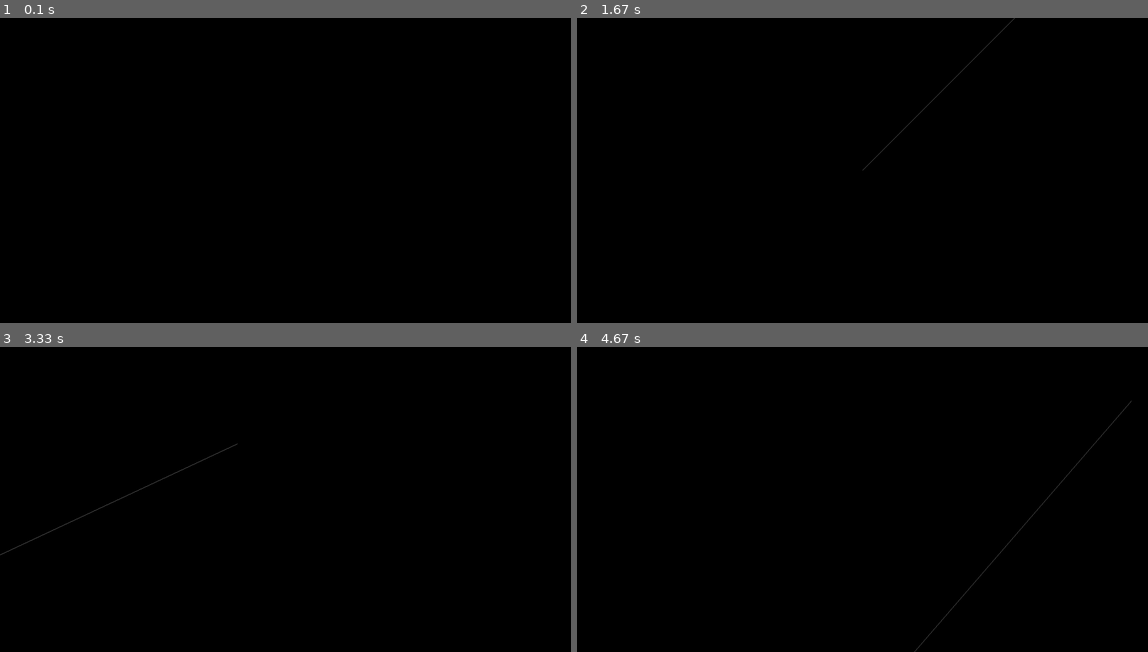
Above: before the commit, frames 1-4 (two rows, left to right).
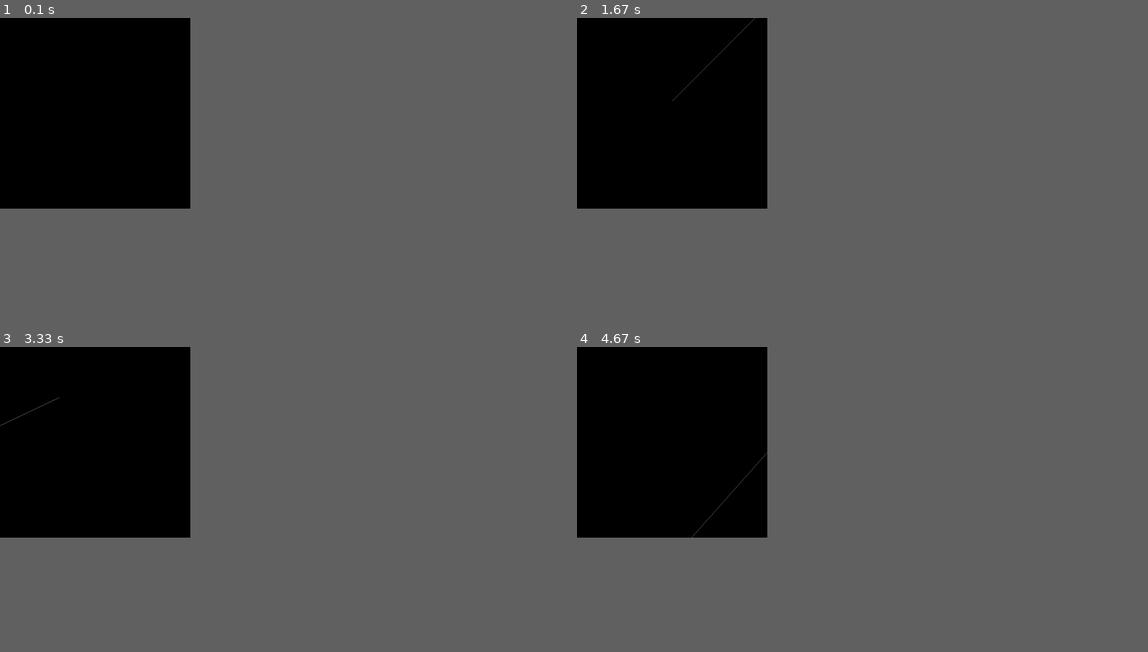
Above: after the commit, the same moments.

Repository: r7melo/CG-with-Python
Game: pygame game, started from edge.py
The game is run twice, just before and just after one commit, with the same random seed, the same clock (stepped at 60 frames per second) and the same inputs.
Inputs (mouse positions are in pixels of both pictures, inside the frame that each line leads up to):
- Up to frame 1 (0.1 s): no input
- Up to frame 2 (1.67 s): press the mouse at (731, 106) at 0.37 s; move the mouse to (702, 115) at 0.47 s; release the mouse at (674, 124) at 0.6 s; press the mouse at (731, 106) at 0.7 s; move the mouse to (674, 97) at 0.8 s; release the mouse at (611, 85) at 0.93 s; press the mouse at (731, 106) at 1.03 s; move the mouse to (736, 143) at 1.13 s; release the mouse at (742, 179) at 1.27 s; tap S at 1.33 s
- Up to frame 3 (3.33 s): hold Right 1.67-2.13 s; move the mouse to (97, 377) at 1.7 s; hold Up 2.17-2.47 s; hold Right 2.5-2.97 s; hold Left from 3 s (still down)
- Up to frame 4 (4.67 s): release Left at 3.53 s; hold Down 3.57-3.87 s; hold Left 3.9-4.3 s; hold Up from 4.33 s (still down)
In our replay, the window is 900x480 before the commit and 300x300 after it. These sizes can differ from the game's own. Grey fills any space a smaller window leaves; there, only what the larger window draws over its background counts as a difference.

The runs differ from the first frame. In frame 1, only the window size differs. In frame 2, less than 0.1% of the frame differs, in the area x 16-77%, y 0-50%; in frame 3, 0.1%; in frame 4, 0.2%, in the area x 20-98%, y 17-100%.

Commit message:
Rotation with Mouse

Diff:
--- a/app.py
+++ b/app.py
@@ -3,7 +3,6 @@
 
 from OpenGL.GL import *
 from OpenGL.GLU import *
-
 
 class App:
     def __init__(self):
@@ -12,7 +11,7 @@
         self.speed = 3
         self.sum_rot_updown = 0
         self.current_mv_mat = (GLfloat * 16)()
-        self.screenSize = (1500, 800)
+        self.screenSize = (500, 500)
 
     def run(self):
         pygame.init()
@@ -57,6 +56,8 @@
                 glRotatef(speed / 2, 0, 1, 0)
                 rot -= 1
 
+
+
             # Walk with WASD
             if pressed[pygame.K_w]:
                 glTranslate(0, 0, 1 / speed)
@@ -81,6 +82,27 @@
             if pressed[pygame.K_DOWN]:
                 sum_rot_updown += speed / 2
 
+            # Rotation with Mouse
+            mouse_rel = pygame.mouse.get_rel()
+
+            # Rotation Up and Down with Mouse
+            if pygame.mouse.get_pressed()[0]:
+                if mouse_rel[1] > 0:
+                    sum_rot_updown += speed / 2
+                elif mouse_rel[1] < 0:
+                    sum_rot_updown -= speed / 2
+
+
+            # Rotation Right and Left with Mouse
+            if pygame.mouse.get_pressed()[0]:
+                if mouse_rel[0] < 0:
+                    glRotatef(speed / 2, 0, 1, 0)
+                    rot -= 1
+                elif mouse_rel[0] > 0:
+                    glRotatef(speed / 2, 0, -1, 0)
+                    rot += 1
+
+
             glPushMatrix()
 
             glGetFloatv(GL_MODELVIEW_MATRIX, current_mv_mat)
